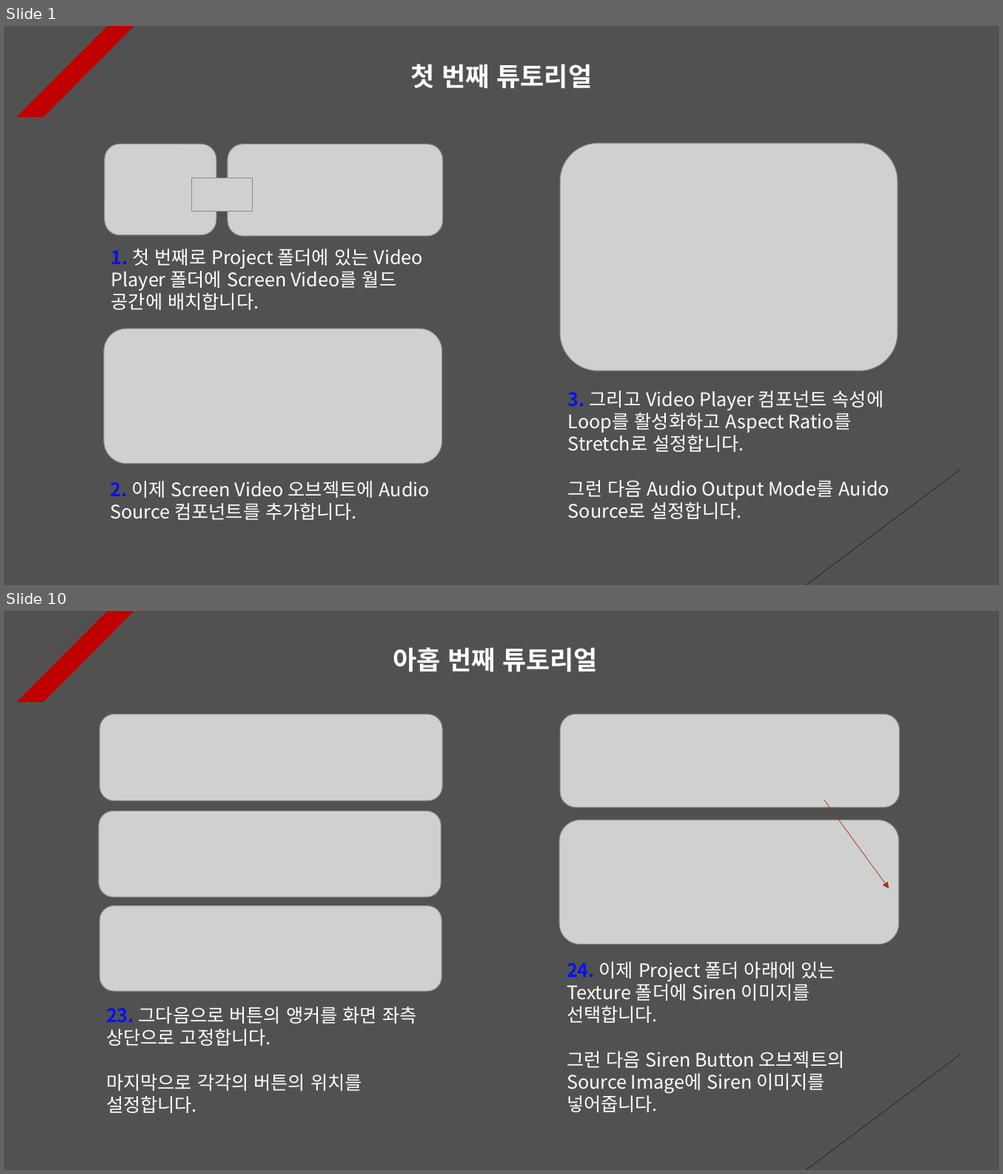
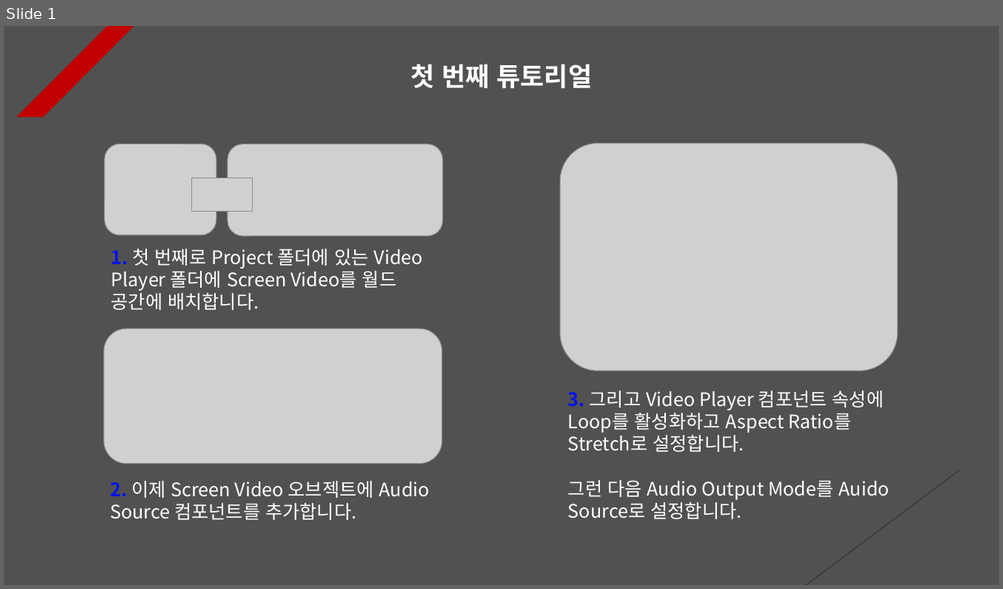
Before and after one commit to Unity2033/3D-UnityEngine, a slide deck: Assets/Sound/PPT Data/Sound Example.pptx. Shown one above the other, each under a label of ours: slides 1 and 10 before the commit, slide 1 after it; the slides between them are not shown. The pictures are 1003x1174 and 1003x589 pixels, drawn with LibreOffice and Linux fonts; fonts in the diff are those of the drawing; grey boxes stand for pictures. Boxes give left, top, right and bottom in pixels: in the first picture for what was removed or moved away, otherwise in the second. Text is boxed around its words. In the diff, an @@ line names an element or a change of style, - is before the commit and + after.

```diff
--- a/Assets/Sound/PPT Data/Sound Example.pptx
+++ b/Assets/Sound/PPT Data/Sound Example.pptx
@@ slide 10 removed at [4,611,999,1170], background #515151; not listed: 2 template elements that a slide beside it also shows @@
@@ text removed at [392,647,597,672] @@
-아홉 번째 튜토리얼
@@ picture removed at [99,714,442,800] @@
@@ picture removed at [560,714,899,807] @@
@@ arrow removed from (824, 800) to (889, 889) @@
@@ picture removed at [99,811,441,897] @@
@@ picture removed at [559,820,899,945] @@
@@ picture removed at [99,906,441,991] @@
@@ text removed at [566,962,845,1113] @@
-24. 이제 Project 폴더 아래에 있는 Texture 폴더에 Siren 이미지를 선택합니다.
-그런 다음 Siren Button 오브젝트의 Source Image에 Siren 이미지를 넣어줍니다.
@@ text removed at [106,1007,416,1113] @@
-23. 그다음으로 버튼의 앵커를 화면 좌측 상단으로 고정합니다.
-마지막으로 각각의 버튼의 위치를 설정합니다.
```
Also in this commit, not shown: 8 slides changed, 5 slides added, 1 other slide removed, 29 other files.
